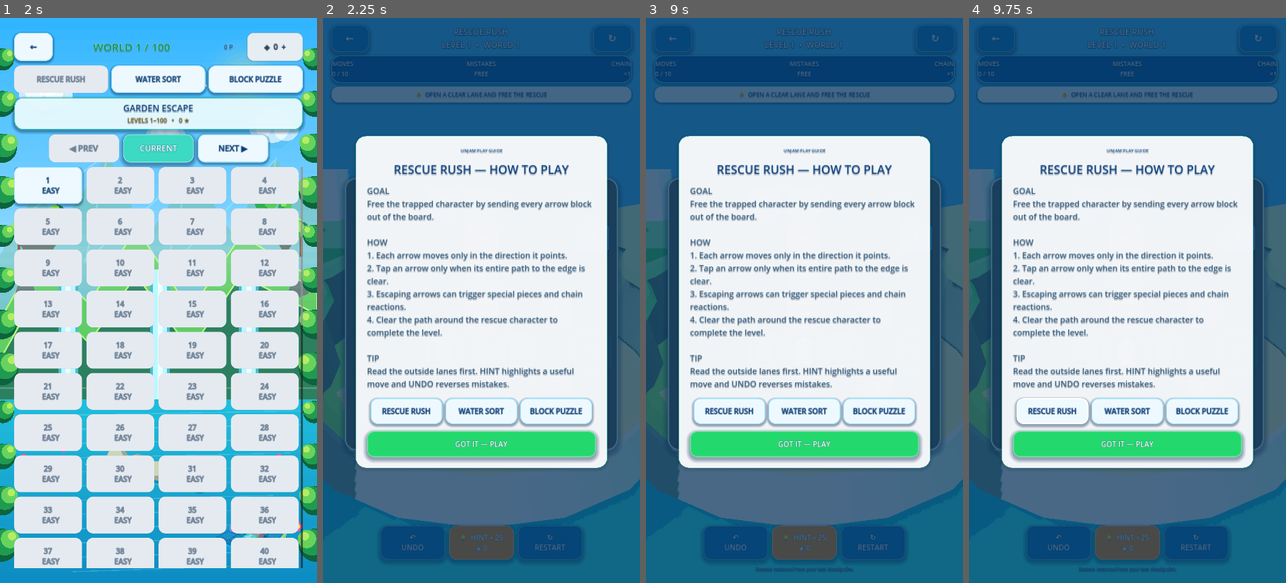
Above: before the commit, frames 1-4 (left to right).
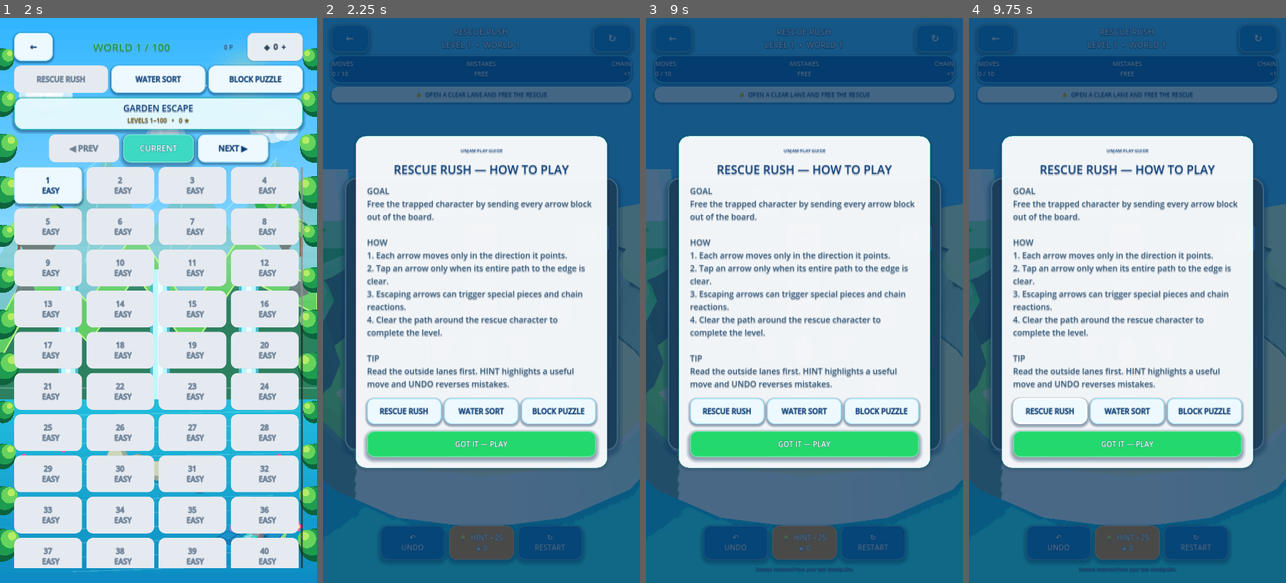
Above: after the commit, the same moments.

Repository: eghosa001/unjam
Game: Godot game, scene res://scenes/Main.tscn
Same seed, same stepped clock (60 frames per second), same inputs: the game is played once before the commit and once after it.
Inputs:
- Up to frame 1 (2 s): click "▶ PLAY" at 0.5 s; click "PLAY ›" at 1.25 s
- Up to frame 2 (2.25 s): click "1 EASY" at 2 s
- Up to frame 3 (9 s): click "↻ RESTART" at 2.75 s; click "↻ RESTART" at 3.5 s; click "↻ RESTART" at 4.25 s; click "GOT IT — PLAY" at 5 s; click "?" at 5.75 s; click "GOT IT — PLAY" at 6.5 s; click "←" at 7.25 s; click "1 EASY" at 8 s; click "?" at 8.75 s
- Up to frame 4 (9.75 s): click "RESCUE RUSH" at 9.5 s

Frame 1 is identical in both runs. In frame 2, 0.7% of the frame differs, in the area x 13-87%, y 67-73%; in frame 3, 0.7%; in frame 4, 0.7%.

Commit message:
Make tutorial tabs responsive

Diff:
--- a/scripts/ui/ux_shell_premium.gd
+++ b/scripts/ui/ux_shell_premium.gd
@@ -141,13 +141,15 @@
 	box.add_child(tutorial_body)
 
 	var tabs := HBoxContainer.new()
+	tabs.name = "TutorialTabs"
 	tabs.alignment = BoxContainer.ALIGNMENT_CENTER
 	tabs.add_theme_constant_override("separation", 10)
 	box.add_child(tabs)
 	for game_id in ["rescue_rush", "water_sort", "block_puzzle"]:
 		var button := Button.new()
 		button.text = _game_name(game_id)
-		button.custom_minimum_size = Vector2(245, 66)
+		button.custom_minimum_size = Vector2(0, 66)
+		button.size_flags_horizontal = Control.SIZE_EXPAND_FILL
 		button.add_theme_font_size_override("font_size", 16)
 		button.pressed.connect(show_tutorial.bind(game_id))
 		PremiumDesignSystem.apply_button(button, dark, PremiumDesignSystem.accent_for_game(game_id), "secondary", 20)
